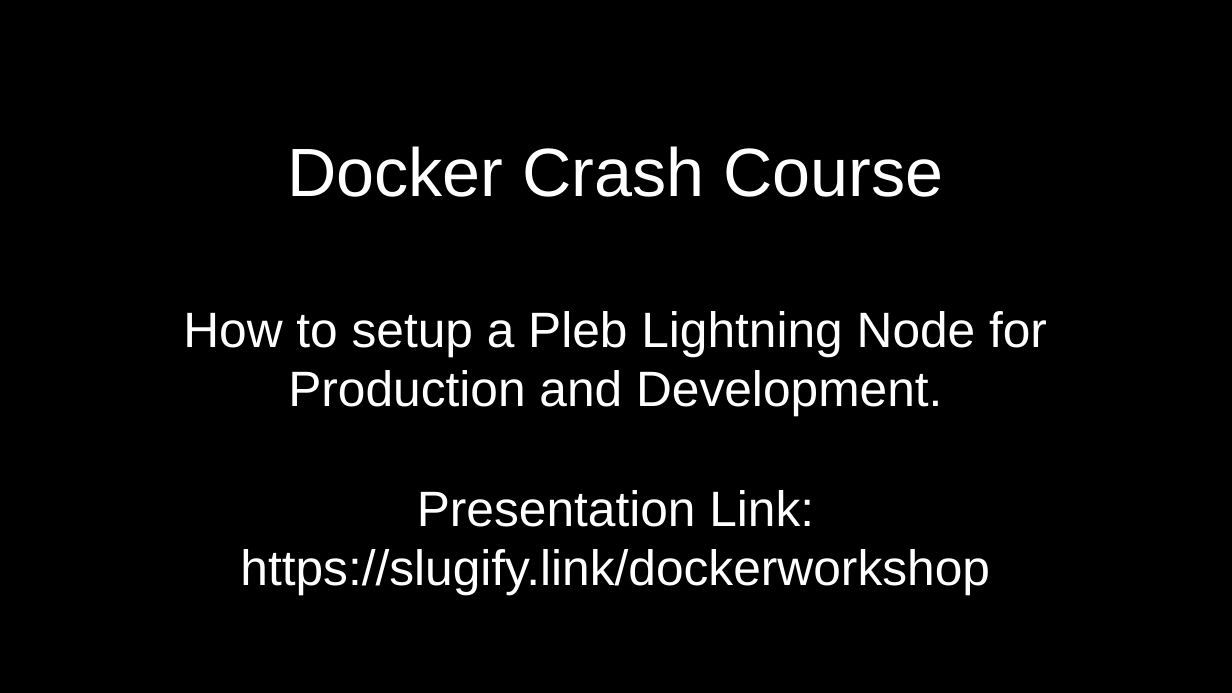
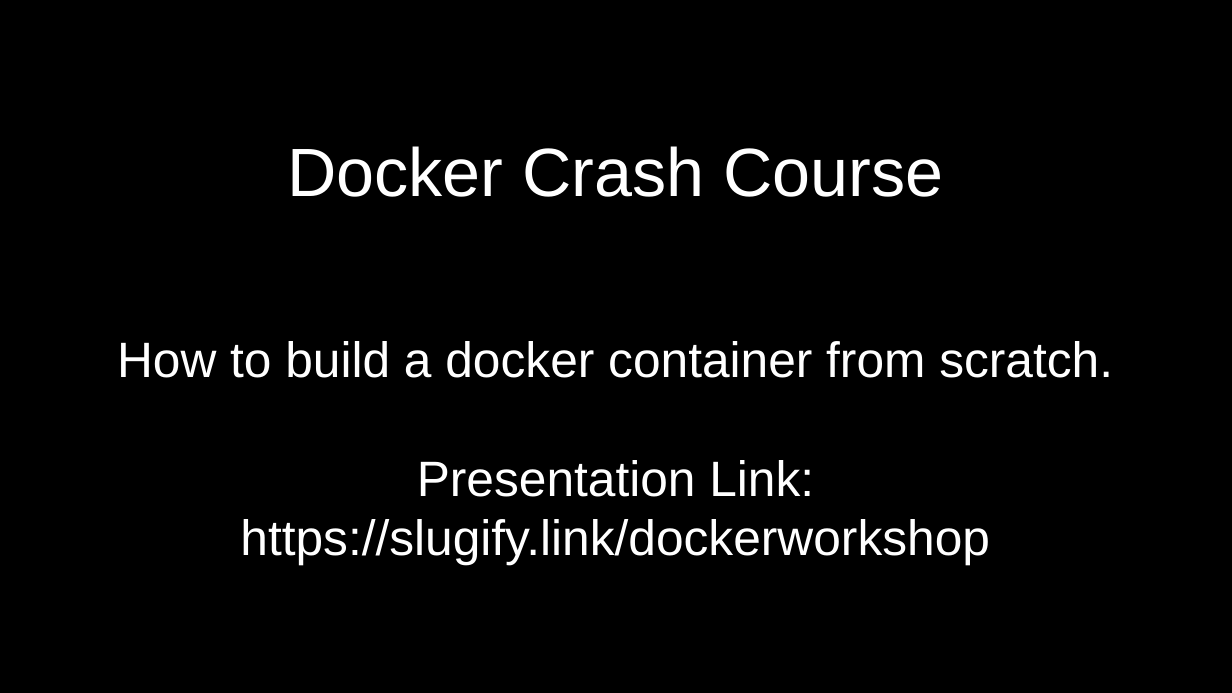
Before and after one commit to cmdruid/workshops, a slide deck: slide 1 of docker-workshop/slides.odp. Drawn at 1232x693 pixels with LibreOffice and Linux fonts; fonts in the diff are those of the drawing. Boxes give left, top, right and bottom in pixels: in the first picture for what was removed or moved away, otherwise in the second. Text is boxed around its words. In the diff, an @@ line names an element or a change of style, - is before the commit and + after.

```diff
--- a/docker-workshop/slides.odp
+++ b/docker-workshop/slides.odp
@@ subtitle at bbox=[117, 341, 1113, 378]: text changed @@
-How to setup a Pleb Lightning Node for Production and Development.
+How to build a docker container from scratch.
```
Also in this commit, not shown: 16 other files.
